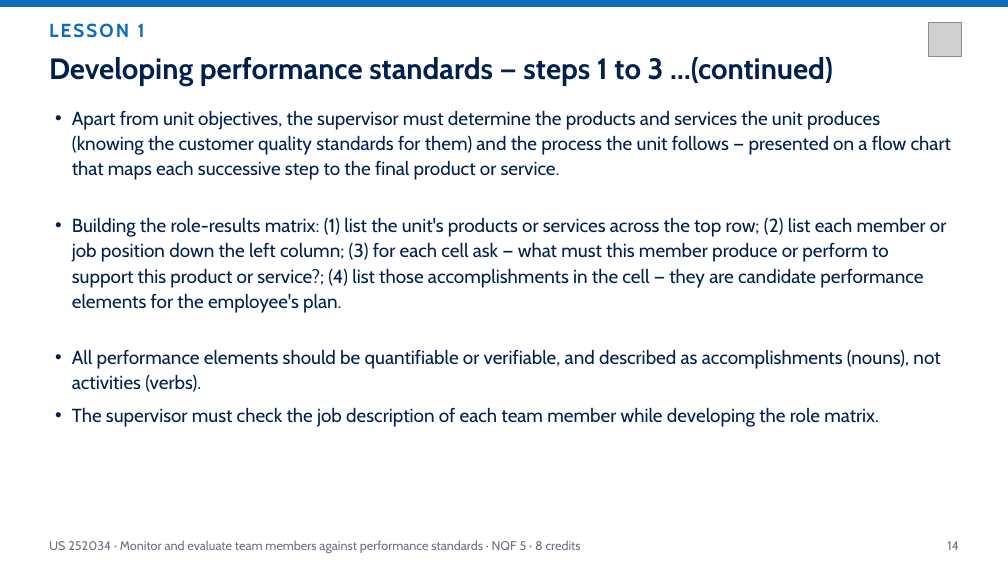
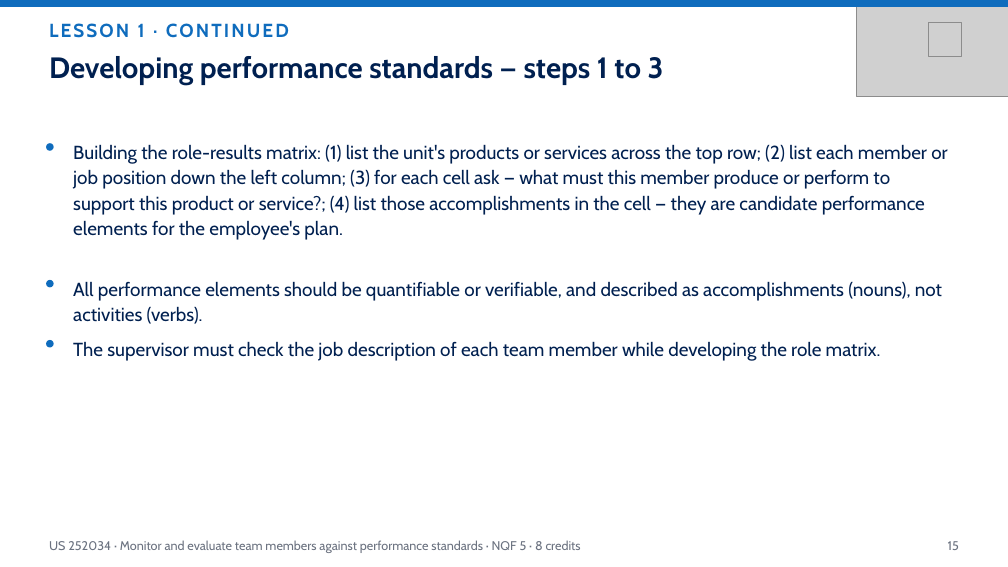
Before and after one commit to andrekyle/ITsystemsupport, a slide deck: slide 15 of public/downloads/US-252034-Monitor-Evaluate-Performance.pptx (slide 14 before the commit). Drawn at 1008x567 pixels with LibreOffice and Linux fonts; fonts in the diff are those of the drawing; grey boxes stand for pictures. Boxes give left, top, right and bottom in pixels: in the first picture for what was removed or moved away, otherwise in the second. Text is boxed around its words. In the diff, an @@ line names an element or a change of style, - is before the commit and + after.

Commit message:
Decks: measured title/card heights (no overlap or clipping), CONTINUED moved to eyebrow, icon-card bullets and corner watermarks

```diff
--- a/public/downloads/US-252034-Monitor-Evaluate-Performance.pptx
+++ b/public/downloads/US-252034-Monitor-Evaluate-Performance.pptx
@@ text at bbox=[49, 23, 289, 38]: text changed @@
-LESSON 1
+LESSON 1 · CONTINUED
@@ picture added at bbox=[857, 0, 1008, 96] @@
@@ text "Developing performance standards — steps ..." at bbox=[49, 56, 664, 85]: vertical alignment middle to top @@
@@ text at bbox=[49, 56, 664, 85]: text changed @@
-Developing performance standards — steps 1 to 3 …(continued)
+Developing performance standards — steps 1 to 3
@@ text removed at bbox=[72, 110, 951, 180] @@
-• Apart from unit objectives, the supervisor must determine the products and services the unit produces (knowing the customer quality standards for them) and the process the unit follows — presented on a flow chart that maps each successive step to the final product or service.
@@ ellipse added at bbox=[46, 143, 54, 150], fill #0F6CBD @@
@@ bullet • to none in 3 elements at bbox=[73, 341, 881, 361], bbox=[73, 281, 942, 324], bbox=[73, 144, 947, 240] @@
@@ text "Building the role-results matrix: (1) ...": place and size @@
-text "Building the role-results matrix: (1) ..." at bbox=[72, 217, 946, 313]
+text "Building the role-results matrix: (1) ..." at bbox=[73, 144, 947, 240]
@@ ellipse added at bbox=[46, 280, 54, 287], fill #0F6CBD @@
@@ text "All performance elements should be ...": place and size @@
-text "All performance elements should be ..." at bbox=[72, 349, 940, 392]
+text "All performance elements should be ..." at bbox=[73, 281, 942, 324]
@@ ellipse added at bbox=[46, 340, 54, 348], fill #0F6CBD @@
@@ text "The supervisor must check the ...": place and size @@
-text "The supervisor must check the ..." at bbox=[72, 407, 879, 427]
+text "The supervisor must check the ..." at bbox=[73, 341, 881, 361]
@@ text at bbox=[948, 541, 959, 550]: text changed @@
-14
+15
```
Also in this commit, not shown: 46 other slides changed, 4 slides added, 3 other files.
